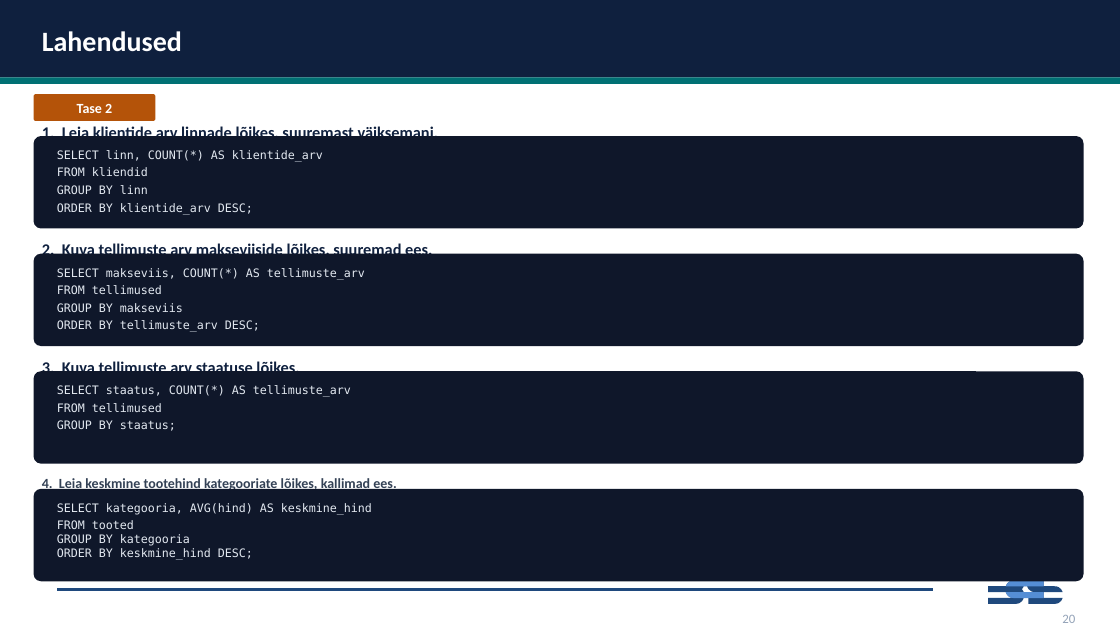
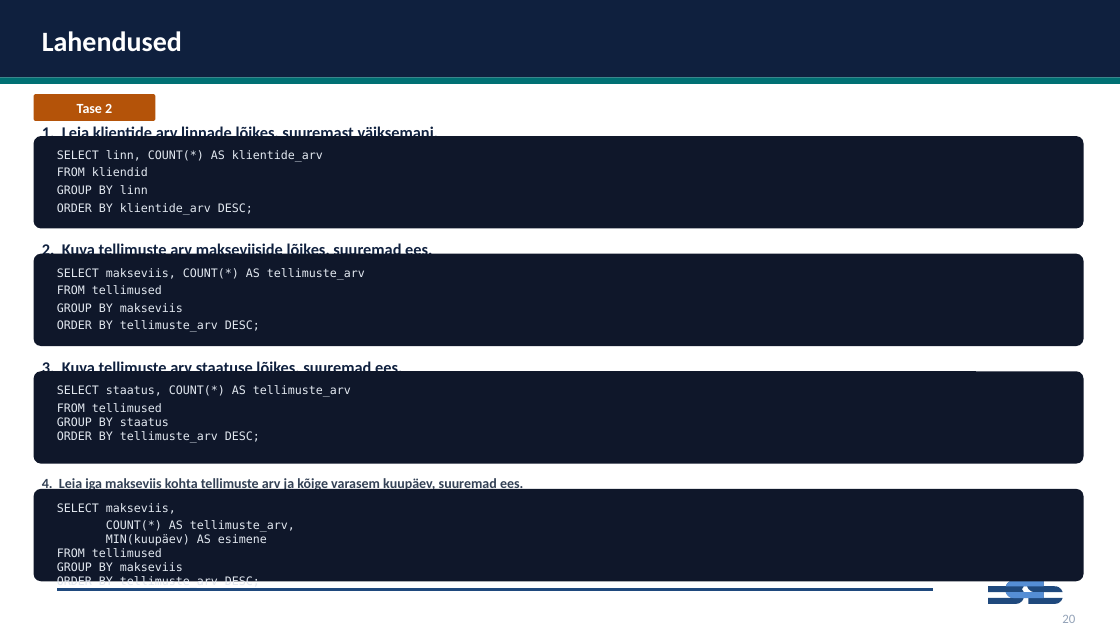
Before and after one commit to emilieabel/andmetarkus, a slide deck: slide 18 of Materjalid/Day7 SQL/7-paev-andmetarkus-esitlus.pptx (slide 19 before the commit). Drawn at 1120x630 pixels with LibreOffice and Linux fonts; fonts in the diff are those of the drawing. Boxes give left, top, right and bottom in pixels: in the first picture for what was removed or moved away, otherwise in the second. Text is boxed around its words. In the diff, an @@ line names an element or a change of style, - is before the commit and + after.

```diff
--- a/Materjalid/Day7 SQL/7-paev-andmetarkus-esitlus.pptx
+++ b/Materjalid/Day7 SQL/7-paev-andmetarkus-esitlus.pptx
@@ text at <box>42,360,402,378</box>: text changed @@
-3. Kuva tellimuste arv staatuse lõikes.
+3. Kuva tellimuste arv staatuse lõikes, suuremad ees.
@@ text at <box>57,417,260,443</box>: text changed @@
-GROUP BY staatus;
+GROUP BY staatus
+ORDER BY tellimuste_arv DESC;
@@ text at <box>42,476,523,492</box>: text changed @@
-4. Leia keskmine tootehind kategooriate lõikes, kallimad ees.
+4. Leia iga makseviis kohta tellimuste arv ja kõige varasem kuupäev, suuremad ees.
@@ text at <box>57,503,295,589</box>: text changed @@
-SELECT kategooria, AVG(hind) AS keskmine_hind
-FROM tooted
-GROUP BY kategooria
-ORDER BY keskmine_hind DESC;
+SELECT makseviis,
+COUNT(*) AS tellimuste_arv,
+MIN(kuupäev) AS esimene
+FROM tellimused
+GROUP BY makseviis
+ORDER BY tellimuste_arv DESC;
```
Also in this commit, not shown: 21 other slides changed, 2 slides removed, 2 other files.
